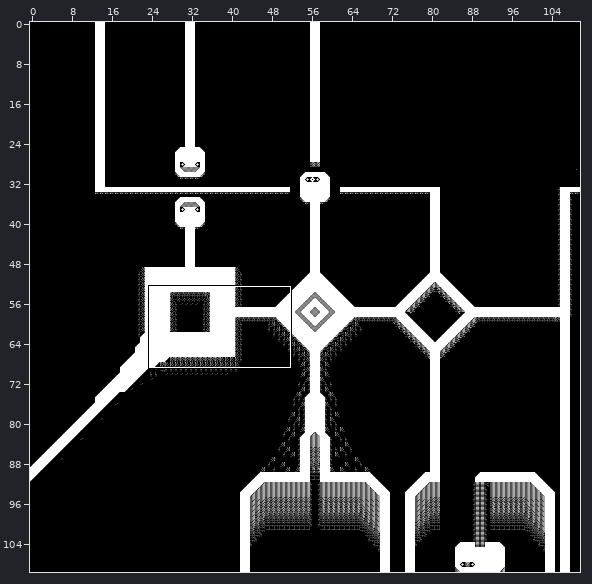
An edit to a level. Tiled map (JSON), projects/project3/assets/maps/act3map.json. Above: a wide view before the commit, with the close-up outlined.
Close-up. First the earlier version:
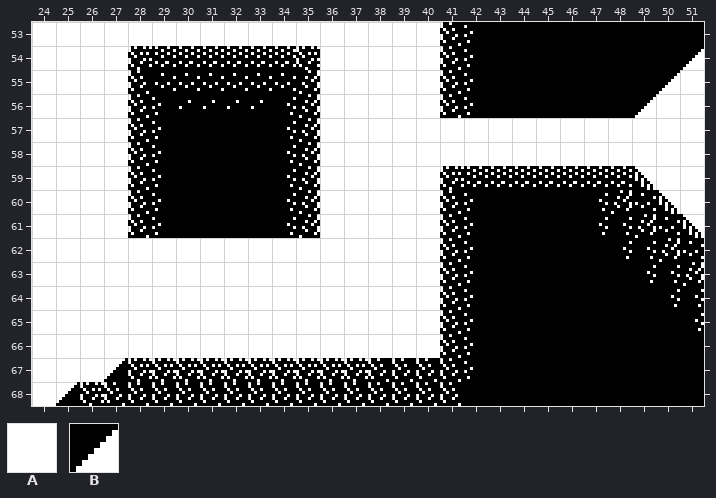
Cells are 16x16 px. Shown: x 24..51, y 53..68. The commit also changed other parts of the map, which this record leaves out.
Key: from "map_tileset": A 0, B 11.
_ is an empty cell, # one hidden under a higher layer.
Layers that did not change in this view are not listed.
Layer "background" before, first column x 24:
53 AAAAAAAAAAAAAAAAA###########
54 AAAA########AAAAA##########B
55 AAAA########AAAAA#########BA
56 AAAA########AAAAA########BAA
57 AAAA########AAAAAAAAAAAAAAAA
58 AAAA########AAAAAAAAAAAAAAAA
59 AAAA########AAAAA#########AA
60 AAAA########AAAAA##########A
61 AAAA########AAAAA###########
62 AAAAAAAAAAAAAAAAA###########
63 AAAAAAAAAAAAAAAAA###########
64 AAAAAAAAAAAAAAAAA###########
65 AAAAAAAAAAAAAAAAA###########
66 AAAAAAAAAAAAAAAAA###########
67 AAA#########################
68 A###########################
New version:
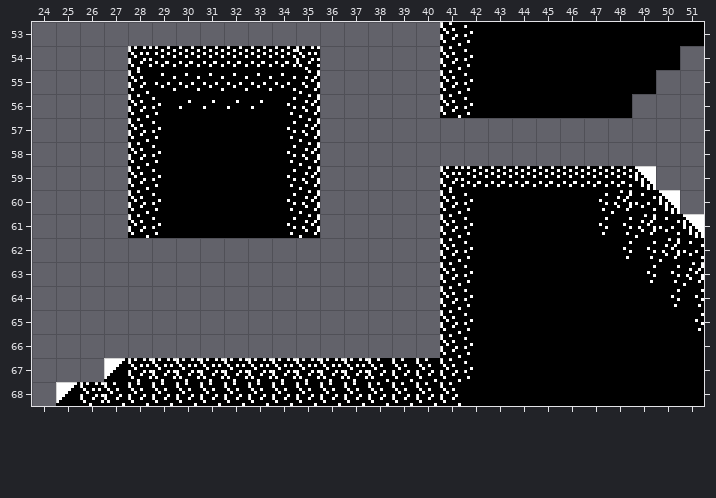
The edit:
Changed rows in their new state; . is an unchanged cell.
Layer "background" (now hidden):
first column x 24:
53 _________________...........
54 ____........_____.........._
55 ____........_____.........__
56 ____........_____........___
57 ____........________________
58 ____........________________
59 ____........_____.........__
60 ____........_____.........._
61 ____........_____...........
62 _________________...........
63 _________________...........
64 _________________...........
65 _________________...........
66 _________________...........
67 ___.........................
68 _...........................
